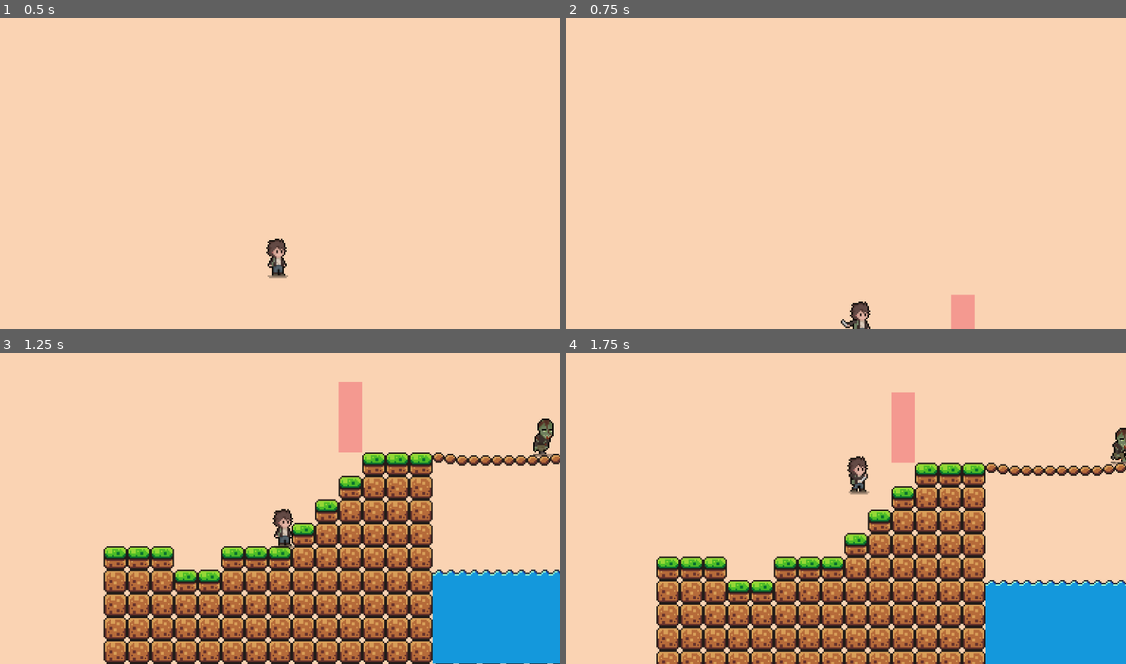
Above: before the commit, frames 1-4 (two rows, left to right).
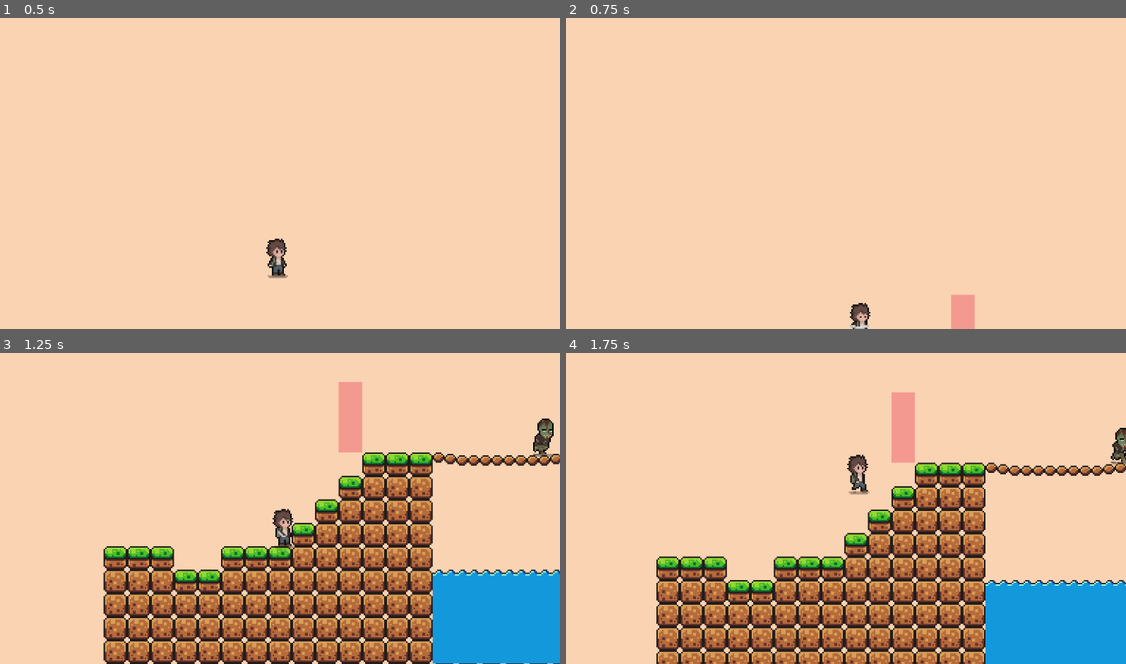
Above: after the commit, the same moments.

Repository: Tylefnx/super-autistic-bario
Game: Godot game, scene res://scenes/levels/stage_1.tscn
Two runs of this game, one before a commit and one after it. Both use one fixed random seed, a clock stepped at 60 frames per second and the inputs below.
Inputs:
- Up to frame 1 (0.5 s): no input
- Up to frame 2 (0.75 s): hold Right (ui_right) from 0.53 s (still down); tap Space (attack) at 0.6 s
- Up to frame 3 (1.25 s): keep holding Right (ui_right); tap Up (ui_up) at 0.77 s
- Up to frame 4 (1.75 s): keep holding Right (ui_right); tap Space (attack) at 1.35 s; tap Up (ui_up) at 1.52 s

Frame 1 is identical in both runs. In frame 2, 0.2% of the frame differs, in the area x 49-55%, y 91-100%; in frame 3, less than 0.1%; in frame 4, 0.2%, in the area x 50-54%, y 32-46%.

Commit message:
Bario attack animation updated

Diff:
--- a/scenes/characters/bario.tscn
+++ b/scenes/characters/bario.tscn
@@ -1,41 +1,58 @@
-[gd_scene load_steps=27 format=3 uid="uid://caiehwkd44ot4"]
+[gd_scene load_steps=33 format=3 uid="uid://caiehwkd44ot4"]
 
 [ext_resource type="Script" path="res://scripts/characters/bario.gd" id="1_4syia"]
 [ext_resource type="Texture2D" uid="uid://cxcm02s2ooq3v" path="res://assets/characters/bario/Stab.png" id="2_mph8o"]
+[ext_resource type="Texture2D" uid="uid://bidijd0ks7pjv" path="res://assets/characters/bario/Death.png" id="3_q1y1i"]
 [ext_resource type="Texture2D" uid="uid://dwh6su7wta02g" path="res://assets/characters/bario/Idle.png" id="3_udjn5"]
 [ext_resource type="Texture2D" uid="uid://sn3k217kflqb" path="res://assets/characters/bario/Walk.png" id="4_cp0m8"]
 
-[sub_resource type="AtlasTexture" id="AtlasTexture_tdx7b"]
+[sub_resource type="AtlasTexture" id="AtlasTexture_btkol"]
+atlas = ExtResource("2_mph8o")
+region = Rect2(0, 96, 32, 32)
+
+[sub_resource type="AtlasTexture" id="AtlasTexture_fchtr"]
+atlas = ExtResource("2_mph8o")
+region = Rect2(32, 96, 32, 32)
+
+[sub_resource type="AtlasTexture" id="AtlasTexture_26g81"]
+atlas = ExtResource("2_mph8o")
+region = Rect2(64, 96, 32, 32)
+
+[sub_resource type="AtlasTexture" id="AtlasTexture_ghyhs"]
 atlas = ExtResource("2_mph8o")
 region = Rect2(96, 96, 32, 32)
 
-[sub_resource type="AtlasTexture" id="AtlasTexture_jydvs"]
-atlas = ExtResource("2_mph8o")
-region = Rect2(64, 96, 32, 32)
-
-[sub_resource type="AtlasTexture" id="AtlasTexture_atjwp"]
-atlas = ExtResource("2_mph8o")
-region = Rect2(32, 96, 32, 32)
-
-[sub_resource type="AtlasTexture" id="AtlasTexture_nidnr"]
-atlas = ExtResource("2_mph8o")
-region = Rect2(0, 96, 32, 32)
-
-[sub_resource type="AtlasTexture" id="AtlasTexture_tlr64"]
+[sub_resource type="AtlasTexture" id="AtlasTexture_kbrhn"]
+atlas = ExtResource("2_mph8o")
+region = Rect2(0, 64, 32, 32)
+
+[sub_resource type="AtlasTexture" id="AtlasTexture_c0qkk"]
+atlas = ExtResource("2_mph8o")
+region = Rect2(32, 64, 32, 32)
+
+[sub_resource type="AtlasTexture" id="AtlasTexture_8hr68"]
+atlas = ExtResource("2_mph8o")
+region = Rect2(64, 64, 32, 32)
+
+[sub_resource type="AtlasTexture" id="AtlasTexture_fckv6"]
 atlas = ExtResource("2_mph8o")
 region = Rect2(96, 64, 32, 32)
 
-[sub_resource type="AtlasTexture" id="AtlasTexture_wcd7m"]
-atlas = ExtResource("2_mph8o")
-region = Rect2(64, 64, 32, 32)
-
-[sub_resource type="AtlasTexture" id="AtlasTexture_0knvx"]
-atlas = ExtResource("2_mph8o")
-region = Rect2(32, 64, 32, 32)
-
-[sub_resource type="AtlasTexture" id="AtlasTexture_u1vu1"]
-atlas = ExtResource("2_mph8o")
-region = Rect2(0, 64, 32, 32)
+[sub_resource type="AtlasTexture" id="AtlasTexture_ffryv"]
+atlas = ExtResource("3_q1y1i")
+region = Rect2(0, 0, 32, 32)
+
+[sub_resource type="AtlasTexture" id="AtlasTexture_altbi"]
+atlas = ExtResource("3_q1y1i")
+region = Rect2(32, 0, 32, 32)
+
+[sub_resource type="AtlasTexture" id="AtlasTexture_e0sky"]
+atlas = ExtResource("3_q1y1i")
+region = Rect2(64, 0, 32, 32)
+
+[sub_resource type="AtlasTexture" id="AtlasTexture_ufhfw"]
+atlas = ExtResource("3_q1y1i")
+region = Rect2(96, 0, 32, 32)
 
 [sub_resource type="AtlasTexture" id="AtlasTexture_q3jjc"]
 atlas = ExtResource("3_udjn5")
@@ -89,16 +106,16 @@
 animations = [{
 "frames": [{
 "duration": 1.0,
-"texture": SubResource("AtlasTexture_tdx7b")
-}, {
-"duration": 1.0,
-"texture": SubResource("AtlasTexture_jydvs")
-}, {
-"duration": 1.0,
-"texture": SubResource("AtlasTexture_atjwp")
-}, {
-"duration": 1.0,
-"texture": SubResource("AtlasTexture_nidnr")
+"texture": SubResource("AtlasTexture_btkol")
+}, {
+"duration": 1.0,
+"texture": SubResource("AtlasTexture_fchtr")
+}, {
+"duration": 1.0,
+"texture": SubResource("AtlasTexture_26g81")
+}, {
+"duration": 1.0,
+"texture": SubResource("AtlasTexture_ghyhs")
 }],
 "loop": false,
 "name": &"atkLeft",
@@ -106,16 +123,16 @@
 }, {
 "frames": [{
 "duration": 1.0,
-"texture": SubResource("AtlasTexture_tlr64")
-}, {
-"duration": 1.0,
-"texture": SubResource("AtlasTexture_wcd7m")
-}, {
-"duration": 1.0,
-"texture": SubResource("AtlasTexture_0knvx")
-}, {
-"duration": 1.0,
-"texture": SubResource("AtlasTexture_u1vu1")
+"texture": SubResource("AtlasTexture_kbrhn")
+}, {
+"duration": 1.0,
+"texture": SubResource("AtlasTexture_c0qkk")
+}, {
+"duration": 1.0,
+"texture": SubResource("AtlasTexture_8hr68")
+}, {
+"duration": 1.0,
+"texture": SubResource("AtlasTexture_fckv6")
 }],
 "loop": false,
 "name": &"atkRight",
@@ -123,6 +140,23 @@
 }, {
 "frames": [{
 "duration": 1.0,
+"texture": SubResource("AtlasTexture_ffryv")
+}, {
+"duration": 1.0,
+"texture": SubResource("AtlasTexture_altbi")
+}, {
+"duration": 1.0,
+"texture": SubResource("AtlasTexture_e0sky")
+}, {
+"duration": 1.0,
+"texture": SubResource("AtlasTexture_ufhfw")
+}],
+"loop": false,
+"name": &"death",
+"speed": 10.0
+}, {
+"frames": [{
+"duration": 1.0,
 "texture": SubResource("AtlasTexture_q3jjc")
 }, {
 "duration": 1.0,
@@ -142,6 +176,11 @@
 "loop": true,
 "name": &"idleRight",
 "speed": 3.0
+}, {
+"frames": [],
+"loop": true,
+"name": &"shootLeft",
+"speed": 5.0
 }, {
 "frames": [{
 "duration": 1.0,
@@ -180,6 +219,9 @@
 
 [sub_resource type="RectangleShape2D" id="RectangleShape2D_qiaa0"]
 size = Vector2(8, 23)
+
+[sub_resource type="RectangleShape2D" id="RectangleShape2D_0gqdc"]
+size = Vector2(13, 25)
 
 [node name="bario" type="CharacterBody2D"]
 collision_layer = 4
@@ -190,10 +232,24 @@
 position = Vector2(0, -16)
 sprite_frames = SubResource("SpriteFrames_42qnb")
 animation = &"atkLeft"
+frame = 3
+frame_progress = 1.0
 
 [node name="CollisionShape2D" type="CollisionShape2D" parent="."]
 position = Vector2(1, -13)
 shape = SubResource("RectangleShape2D_qiaa0")
 
 [node name="attack_timer" type="Timer" parent="."]
-wait_time = 0.383
+wait_time = 0.76
+
+[node name="hitbox" type="Area2D" parent="."]
+collision_layer = 4
+collision_mask = 2
+
+[node name="CollisionShape2D" type="CollisionShape2D" parent="hitbox"]
+position = Vector2(0.5, -14.5)
+shape = SubResource("RectangleShape2D_0gqdc")
+
+[connection signal="timeout" from="attack_timer" to="." method="_on_attack_timer_timeout"]
+[connection signal="body_entered" from="hitbox" to="." method="_on_hitbox_body_entered"]
+[connection signal="body_exited" from="hitbox" to="." method="_on_hitbox_body_exited"]
--- a/scenes/characters/zombie.tscn
+++ b/scenes/characters/zombie.tscn
@@ -252,7 +252,7 @@
 [node name="AnimatedSprite2D" type="AnimatedSprite2D" parent="."]
 sprite_frames = SubResource("SpriteFrames_afuns")
 animation = &"walkRight"
-frame_progress = 0.840871
+frame_progress = 0.575459
 
 [node name="raycast_left" type="RayCast2D" parent="."]
 target_position = Vector2(-12, 1)
--- a/scripts/characters/bario.gd
+++ b/scripts/characters/bario.gd
@@ -9,6 +9,7 @@
 var isPlayerAttacking = false
 var health = 3
 var chromosomes = 0
+var enemy_can_attack = false
 # Get the gravity from the project settings to be synced with RigidBody nodes.
 var gravity = ProjectSettings.get_setting("physics/2d/default_gravity")
 
@@ -32,22 +33,37 @@
 		self.queue_free()
 		get_tree().reload_current_scene()
 func update_animation():
-	if velocity.length() == 0 and !isPlayerAttacking:
-		animation.play("idle"+dir)
-	if Input.is_action_just_pressed("attack") and !isPlayerAttacking:
-		attack_timer.start()
-		isPlayerAttacking = true
-		animation.play("atk"+dir)
-		await attack_timer.timeout
-		attack_timer.stop()
-		isPlayerAttacking = false
-	elif velocity and !isPlayerAttacking:
-		if velocity.x > 0: dir = "Right"
-		elif velocity.x < 0: dir = "Left"
-		animation.play("walk" + dir)
+	if health <= 0:
+		animation.play("death")
+	else:
+		if Input.is_action_just_pressed("attack") and !isPlayerAttacking:
+			attack_timer.start()
+			isPlayerAttacking = true
+			animation.play("atk"+dir)
+			await attack_timer.timeout
+			isPlayerAttacking = false
+		else:
+			if velocity.length() == 0 and !isPlayerAttacking:
+				animation.play("idle"+dir)
+
+			elif velocity and !isPlayerAttacking:
+				if velocity.x > 0: dir = "Right"
+				elif velocity.x < 0: dir = "Left"
+				animation.play("walk" + dir)
 func _physics_process(delta):
 	death()
 	update_animation()
 	walk()
 	jump(delta)
 	move_and_slide()
+
+
+
+func _on_hitbox_body_entered(body):
+	enemy_can_attack = true
+	print("area entered")
+
+
+func _on_hitbox_body_exited(body):
+	enemy_can_attack = false
+	print("area exited")
